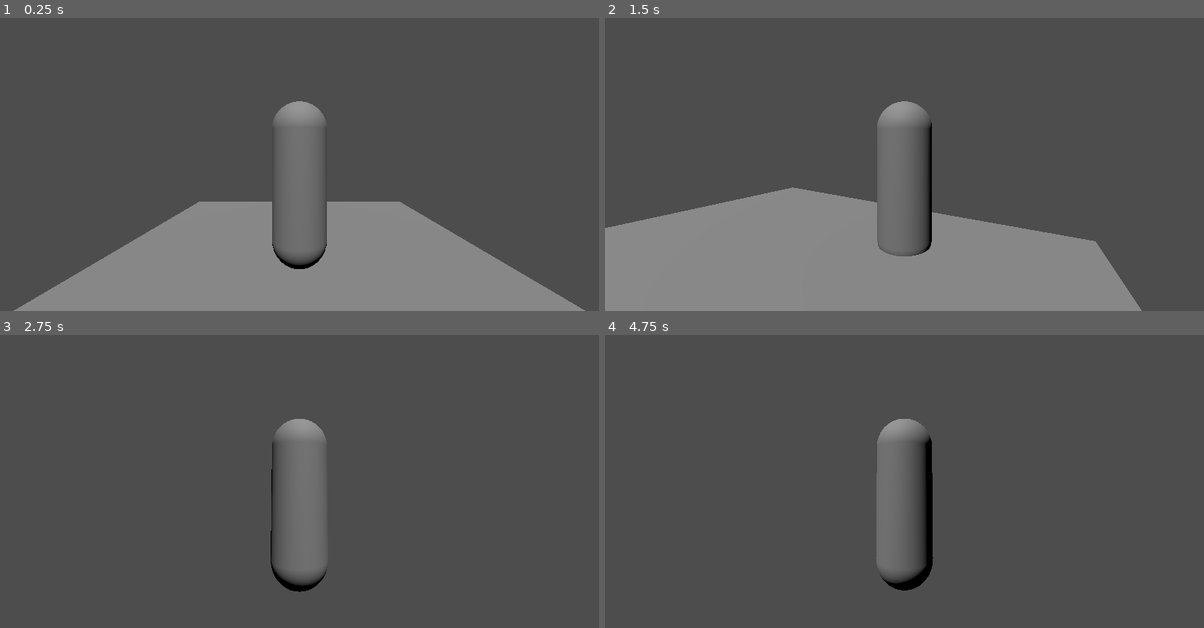
Above: before the commit, frames 1-4 (two rows, left to right).
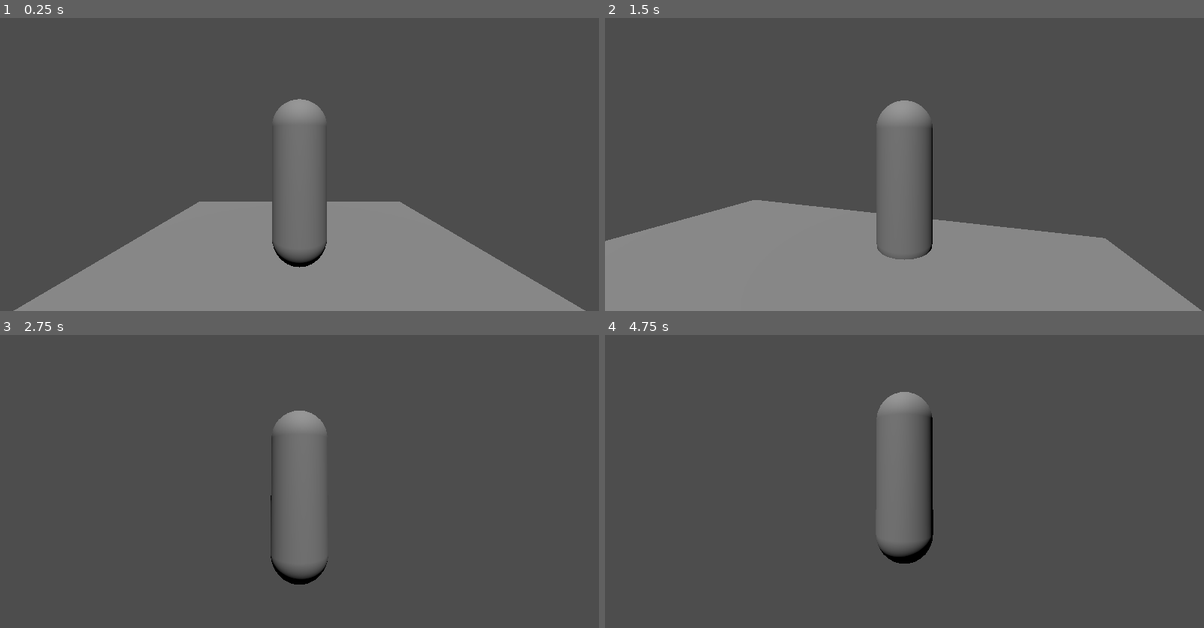
Above: after the commit, the same moments.

Repository: arrowira/SoulsLike
Game: Godot game, scene res://MainScene.tscn
The game is run twice, just before and just after one commit, with the same random seed, the same clock (stepped at 60 frames per second) and the same inputs.
Inputs (mouse positions are in pixels of both pictures, inside the frame that each line leads up to):
- Up to frame 1 (0.25 s): no input
- Up to frame 2 (1.5 s): tap Enter (ui_accept) at 0.5, 0.77 s; move the mouse to (934, 141) at 0.52 s; hold W (forward) from 0.53 s (still down); move the mouse to (874, 143) at 1.27 s
- Up to frame 3 (2.75 s): keep holding W (forward); tap Enter (ui_accept) at 1.52 s; move the mouse to (311, 455) at 2.02 s
- Up to frame 4 (4.75 s): keep holding W (forward); move the mouse to (898, 463) at 2.77 s; tap Enter (ui_accept) at 3.02, 3.77, 4.52 s; move the mouse to (946, 463) at 3.52 s; move the mouse to (856, 455) at 4.27 s

The runs differ from the first frame. In frame 1, 0.2% of the frame differs, in the area x 45-55%, y 27-86%; in frame 2, 3.9%, in the area x 0-100%, y 28-100%; in frame 3, 0.8%; in frame 4, 2.4%.

Commit message:
cam rotation fix

Diff:
--- a/player.gd
+++ b/player.gd
@@ -3,13 +3,17 @@
 
 const SPEED = 5.0
 const JUMP_VELOCITY = 4.5
-var sensitivity = 0.5;
-@onready var cam_origin: Node3D = $camOrigin
+var sensitivity = 0.3;
+signal cbPos;
+signal cbRot;
+
+@onready var cam_origin: Node3D = $camOriginLeftRight/camOrigin
 
 func _input(event):
 	if event is InputEventMouseMotion:
-
+		#rotate cam left and right
 		rotate_y(deg_to_rad(-event.relative.x * sensitivity))
+		#rotate cam up and down
 		cam_origin.rotate_x(deg_to_rad(-event.relative.y * sensitivity))
 		cam_origin.rotation.x = clamp(cam_origin.rotation.x,deg_to_rad(-90), deg_to_rad(45))
 
@@ -17,12 +21,14 @@
 	Input.mouse_mode = Input.MOUSE_MODE_CAPTURED
 
 func _physics_process(delta: float) -> void:
+	cbPos.emit(position)
 	if Input.is_action_just_pressed("quit"):
 		get_tree().quit()
 	# Add the gravity.
 	if not is_on_floor():
 		velocity += get_gravity() * delta
-
+	if Input.is_action_pressed("forward"):
+		cbRot.emit(rotation.y)
 	# Handle jump.
 	if Input.is_action_just_pressed("ui_accept") and is_on_floor():
 		velocity.y = JUMP_VELOCITY
--- /dev/null
+++ b/playerMesh.gd
@@ -0,0 +1,20 @@
+extends MeshInstance3D
+
+
+# Called when the node enters the scene tree for the first time.
+func _ready() -> void:
+	pass # Replace with function body.
+
+
+# Called every frame. 'delta' is the elapsed time since the previous frame.
+func _process(delta: float) -> void:
+	pass
+
+
+func _on_character_body_3d_cb_pos(val) -> void:
+	position = val
+
+
+
+func _on_character_body_3d_cb_rot(val) -> void:
+	rotation.y = val
--- a/player_scene.tscn
+++ b/player_scene.tscn
@@ -1,14 +1,15 @@
-[gd_scene load_steps=6 format=3 uid="uid://cu87v5rw1uxft"]
+[gd_scene load_steps=7 format=3 uid="uid://cu87v5rw1uxft"]
 
 [ext_resource type="Script" path="res://tdk.gd" id="1_4v7jy"]
 [ext_resource type="Script" path="res://player.gd" id="2_i27og"]
+[ext_resource type="Script" path="res://playerMesh.gd" id="3_b4rb4"]
+
+[sub_resource type="CapsuleShape3D" id="CapsuleShape3D_65edt"]
 
 [sub_resource type="CapsuleMesh" id="CapsuleMesh_4d8bg"]
 height = 2.98
 
 [sub_resource type="SphereMesh" id="SphereMesh_70mqn"]
-
-[sub_resource type="CapsuleShape3D" id="CapsuleShape3D_65edt"]
 
 [node name="player_scene" type="Node3D"]
 script = ExtResource("1_4v7jy")
@@ -16,22 +17,29 @@
 [node name="CharacterBody3D" type="CharacterBody3D" parent="."]
 script = ExtResource("2_i27og")
 
-[node name="MeshInstance3D" type="MeshInstance3D" parent="CharacterBody3D"]
+[node name="CollisionShape3D" type="CollisionShape3D" parent="CharacterBody3D"]
+shape = SubResource("CapsuleShape3D_65edt")
+
+[node name="camOriginLeftRight" type="Node3D" parent="CharacterBody3D"]
+
+[node name="camOrigin" type="Node3D" parent="CharacterBody3D/camOriginLeftRight"]
+transform = Transform3D(1, 0, 0, 0, 1, 0, 0, 0, 1, 0, 0.743106, 0)
+
+[node name="SpringArm3D" type="SpringArm3D" parent="CharacterBody3D/camOriginLeftRight/camOrigin"]
+spring_length = 4.0
+margin = 0.5
+
+[node name="Camera3D" type="Camera3D" parent="CharacterBody3D/camOriginLeftRight/camOrigin/SpringArm3D"]
+transform = Transform3D(1, 0, 0, 0, 1, 0, 0, 0, 1, 0, 0, 5.04493)
+
+[node name="MeshInstance3D" type="MeshInstance3D" parent="."]
 mesh = SubResource("CapsuleMesh_4d8bg")
+skeleton = NodePath("../CharacterBody3D")
+script = ExtResource("3_b4rb4")
 
-[node name="MeshInstance3D" type="MeshInstance3D" parent="CharacterBody3D/MeshInstance3D"]
+[node name="MeshInstance3D" type="MeshInstance3D" parent="MeshInstance3D"]
 transform = Transform3D(1, 0, 0, 0, 1, 0, 0, 0, 1, 0.0517681, 0.723191, -0.404443)
 mesh = SubResource("SphereMesh_70mqn")
 
-[node name="CollisionShape3D" type="CollisionShape3D" parent="CharacterBody3D"]
-shape = SubResource("CapsuleShape3D_65edt")
-
-[node name="camOrigin" type="Node3D" parent="CharacterBody3D"]
-transform = Transform3D(1, 0, 0, 0, 1, 0, 0, 0, 1, 0, 0.743106, 0)
-
-[node name="SpringArm3D" type="SpringArm3D" parent="CharacterBody3D/camOrigin"]
-spring_length = 4.0
-margin = 0.5
-
-[node name="Camera3D" type="Camera3D" parent="CharacterBody3D/camOrigin/SpringArm3D"]
-transform = Transform3D(1, 0, 0, 0, 1, 0, 0, 0, 1, 0, 0, 5.04493)
+[connection signal="cbPos" from="CharacterBody3D" to="MeshInstance3D" method="_on_character_body_3d_cb_pos"]
+[connection signal="cbRot" from="CharacterBody3D" to="MeshInstance3D" method="_on_character_body_3d_cb_rot"]
